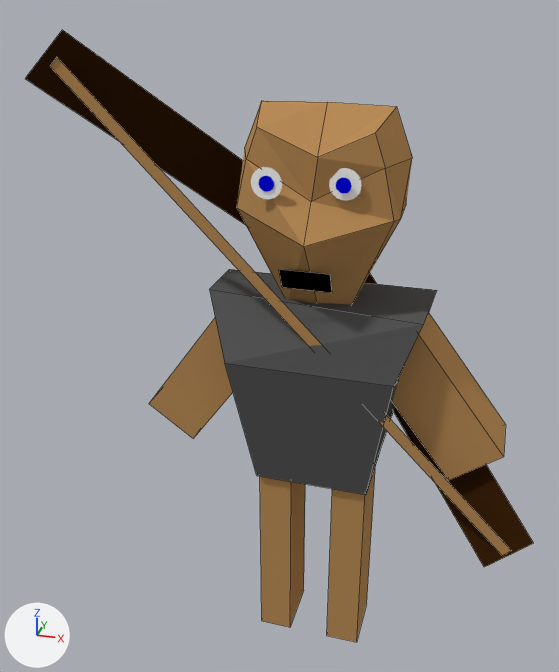
Renders of the Blender file King Of Kings Docs/Models/archer1.blend from each side of a commit.
One viewpoint serves both versions: a camera (50 mm lens) standing at (1.53, -6.73, 7.09) and looking at (-0.5, 0.22, 3.63). Lighting does not change. The marker at lower left points along +X, +Y and +Z. Mesh edges are drawn as thin lines on the coarser meshes.
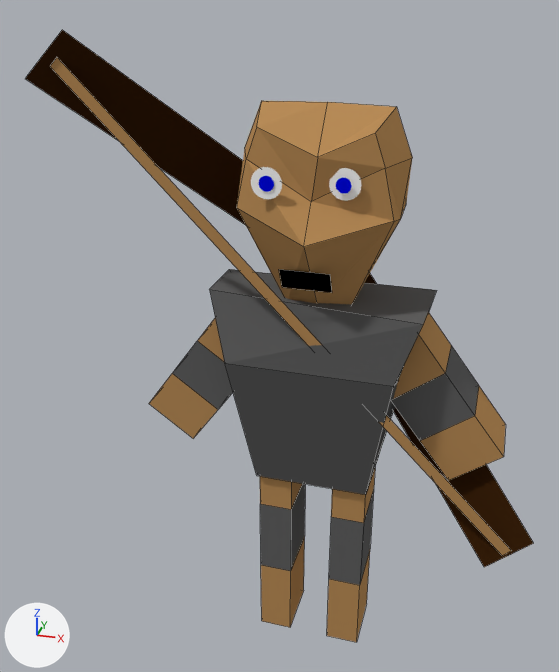
Pixel boxes [x1, y1, x2, y2] of what changed, in the pictures (559 x 672 px):
part 1 of me_cube_004, built on: [260, 476, 305, 608] in both
part 2 of me_cube_002, built on: [392, 344, 482, 443] in both
part 3 of me_cube_003, built on: [170, 321, 233, 412] in both
part 4 of me_cube_005, built on: [328, 469, 375, 604] in both

Diff of the bpy script that builds the scene:
```diff
--- a/King Of Kings Docs/Models/archer1.blend.py
+++ b/King Of Kings Docs/Models/archer1.blend.py
@@ me_cube_004 @@
 me_cube_004.from_pydata(...)  # 8 vertices, 6 faces; spans x -1.0..1.0, y -1.0..1.0, z -1.0..1.0
 # used by ob_cube_004; location = (-0.39, 0.0, 1.44); scale = (0.173, 0.308, 1.27)
 # verts and faces of me_cube_004; kept vertices keep their numbers, new ones are numbered from 8
+# me_cube_004 part 1
+delete_faces([(0, 4, 5, 1), (1, 5, 6, 2), (2, 6, 7, 3), (0, 3, 7, 4)])
+for new, old in zip([*range(8, 12)], [*range(0, 4)]): verts[new] = verts[old] + (0.0, 0.0, 0.67)
+for new, old in zip([*range(12, 16)], [*range(4, 8)]): verts[new] = verts[old] + (0.0, 0.0, -0.67)
+faces += [(0, 8, 9, 1), (1, 9, 10, 2), (2, 10, 11, 3), (0, 3, 11, 8), (4, 12, 15, 7), (6, 7, 15, 14)]  # mat_material_002 (orange #b98d59)
+faces += [(5, 6, 14, 13), (4, 5, 13, 12)]  # mat_material_002 (orange #b98d59)
+faces += [(8, 11, 15, 12), (10, 14, 15, 11), (9, 13, 14, 10), (8, 12, 13, 9)]  # mat_material_008 (dark grey #626262)
 me_cube_004.materials.append(mat_material_002)
+me_cube_004.materials.append(mat_material_008)  # dark grey #626262
@@ me_cube_002 @@
 me_cube_002.from_pydata(...)  # 8 vertices, 6 faces; spans x -1.0..1.0, y -1.0..1.0, z -1.0..1.0
 # used by ob_cube_002; location = (1.14, 0.04, 3.32); rotation_euler = (0.0, -0.652, 0.0), in degrees (0, -37, 0); scale = (0.303, 0.303, 0.761)
 # verts and faces of me_cube_002; kept vertices keep their numbers, new ones are numbered from 8
+# me_cube_002 part 2
+delete_faces([(0, 4, 5, 1), (1, 5, 6, 2), (2, 6, 7, 3), (0, 3, 7, 4)])
+for new, old in zip([*range(8, 12)], [*range(0, 4)]): verts[new] = verts[old] + (0.0, 0.0, 0.67)
+for new, old in zip([*range(12, 16)], [*range(4, 8)]): verts[new] = verts[old] + (0.0, 0.0, -0.67)
+faces += [(0, 8, 9, 1), (1, 9, 10, 2), (2, 10, 11, 3), (0, 3, 11, 8), (4, 12, 15, 7), (6, 7, 15, 14)]  # mat_material_002 (orange #b98d59)
+faces += [(5, 6, 14, 13), (4, 5, 13, 12)]  # mat_material_002 (orange #b98d59)
+faces += [(8, 11, 15, 12), (10, 14, 15, 11), (9, 13, 14, 10), (8, 12, 13, 9)]  # mat_material_008 (dark grey #626262)
 me_cube_002.materials.append(mat_material_002)
+me_cube_002.materials.append(mat_material_008)  # dark grey #626262
@@ me_cube_003 @@
 me_cube_003.from_pydata(...)  # 8 vertices, 6 faces; spans x -1.0..1.0, y -1.0..1.0, z -1.0..1.0
 # used by ob_cube_003; location = (-1.12, 0.04, 3.32); rotation_euler = (0.0, 0.625, 0.0), in degrees (0, 36, 0); scale = (0.303, 0.303, 0.761)
 # verts and faces of me_cube_003; kept vertices keep their numbers, new ones are numbered from 8
+# me_cube_003 part 3
+delete_faces([(0, 4, 5, 1), (1, 5, 6, 2), (2, 6, 7, 3), (0, 3, 7, 4)])
+for new, old in zip([*range(8, 12)], [*range(0, 4)]): verts[new] = verts[old] + (0.0, 0.0, 0.67)
+for new, old in zip([*range(12, 16)], [*range(4, 8)]): verts[new] = verts[old] + (0.0, 0.0, -0.67)
+faces += [(0, 8, 9, 1), (1, 9, 10, 2), (2, 10, 11, 3), (0, 3, 11, 8), (4, 12, 15, 7), (6, 7, 15, 14)]  # mat_material_002 (orange #b98d59)
+faces += [(5, 6, 14, 13), (4, 5, 13, 12)]  # mat_material_002 (orange #b98d59)
+faces += [(8, 11, 15, 12), (10, 14, 15, 11), (9, 13, 14, 10), (8, 12, 13, 9)]  # mat_material_008 (dark grey #626262)
 me_cube_003.materials.append(mat_material_002)
+me_cube_003.materials.append(mat_material_008)  # dark grey #626262
@@ me_cube_005 @@
 me_cube_005.from_pydata(...)  # 8 vertices, 6 faces; spans x -1.0..1.0, y -1.0..1.0, z -1.0..1.0
 # used by ob_cube_005; location = (0.39, 0.0, 1.44); scale = (0.173, 0.308, 1.27)
 # verts and faces of me_cube_005; kept vertices keep their numbers, new ones are numbered from 8
+# me_cube_005 part 4
+delete_faces([(0, 4, 5, 1), (1, 5, 6, 2), (2, 6, 7, 3), (0, 3, 7, 4)])
+for new, old in zip([*range(8, 12)], [*range(0, 4)]): verts[new] = verts[old] + (0.0, 0.0, 0.67)
+for new, old in zip([*range(12, 16)], [*range(4, 8)]): verts[new] = verts[old] + (0.0, 0.0, -0.67)
+faces += [(0, 8, 9, 1), (1, 9, 10, 2), (2, 10, 11, 3), (0, 3, 11, 8), (4, 12, 15, 7), (6, 7, 15, 14)]  # mat_material_002 (orange #b98d59)
+faces += [(5, 6, 14, 13), (4, 5, 13, 12)]  # mat_material_002 (orange #b98d59)
+faces += [(8, 11, 15, 12), (10, 14, 15, 11), (9, 13, 14, 10), (8, 12, 13, 9)]  # mat_material_008 (dark grey #626262)
 me_cube_005.materials.append(mat_material_002)
+me_cube_005.materials.append(mat_material_008)  # dark grey #626262
```
